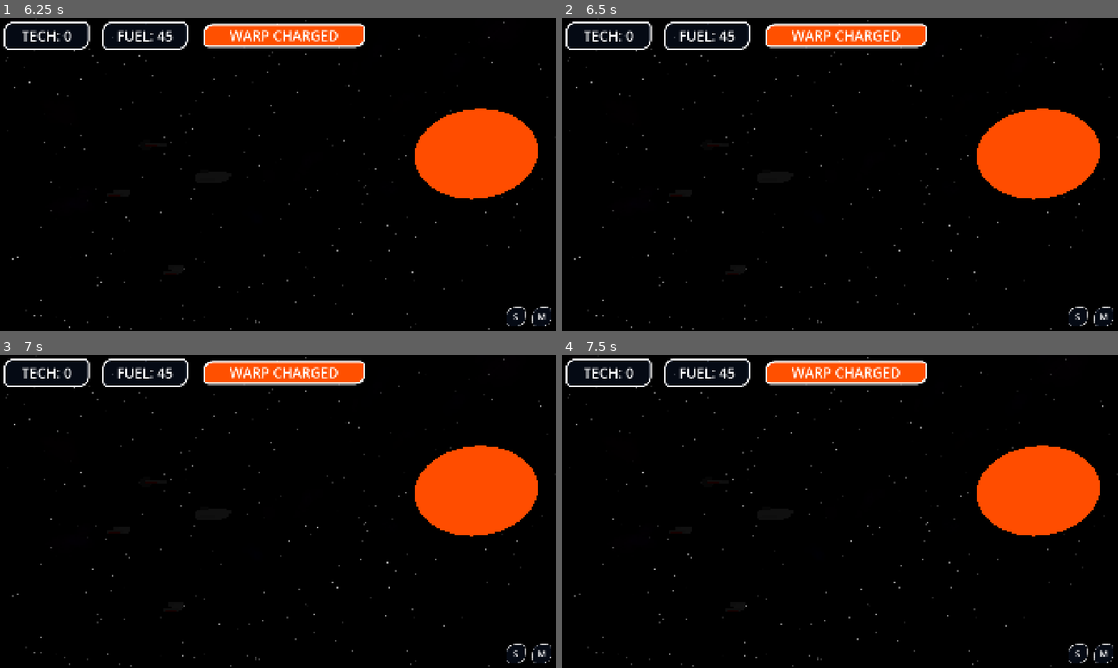
Above: before the commit, frames 1-4 (two rows, left to right).
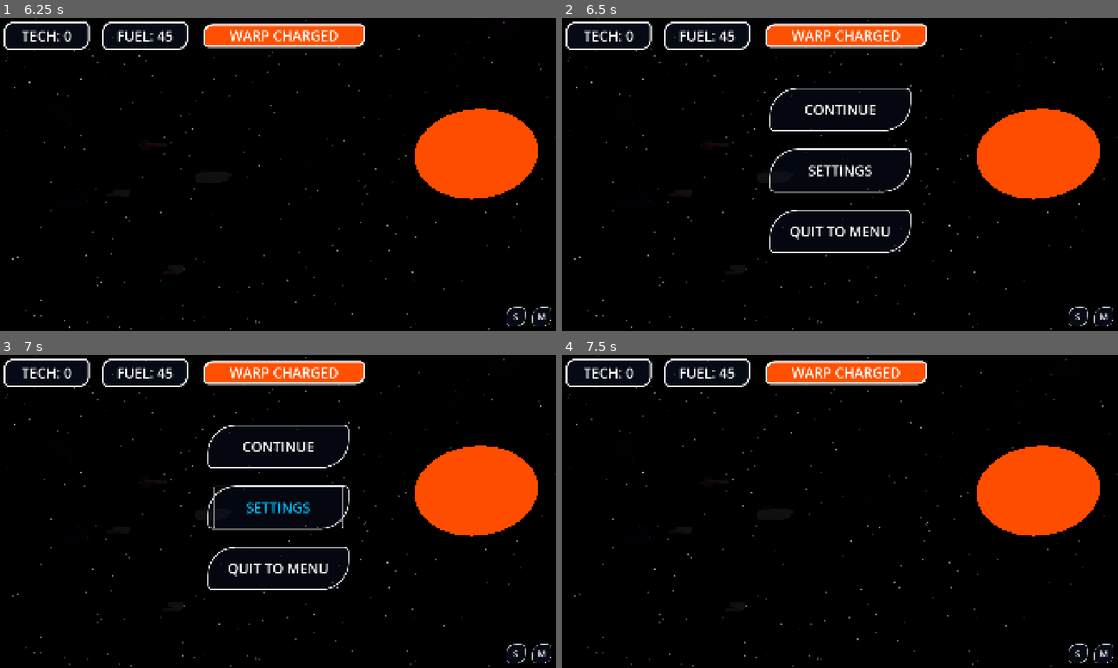
Above: after the commit, the same moments.

Repository: SidewaysFox/faster-than-faster-than-light
Game: Godot game, scene res://space.tscn
Two runs of this game, one before a commit and one after it. Both use one fixed random seed, a clock stepped at 60 frames per second and the inputs below.
Inputs (mouse positions are in pixels of both pictures, inside the frame that each line leads up to):
- Up to frame 1 (6.25 s): hold D (right1) 0.53-1.28 s; tap 1 (1) at 0.6, 3.8, 5.1 s; tap 2 (2) at 0.8, 1.35, 5.3, 5.85 s; hold A (left1) 1.28-2.03 s; tap 4 (4) at 1.55, 2.1, 6.05 s; hold D (right1) 2.03-2.78 s; tap N (B) at 2.3, 2.85 s; tap Enter at 2.75 s; hold W (up1) 2.78-3.53 s; tap , (D) at 3.05, 3.6 s; hold A (left1) 3.53-4.25 s; tap S (action menu) at 4.15 s; click "1. Play some cards with your …" at 4.25 s; hold A (left1) from 5.03 s (still down); tap \ (debug) at 5.65 s
- Up to frame 2 (6.5 s): keep holding A (left1); tap Escape (pause) at 6.4 s
- Up to frame 3 (7 s): release A (left1) at 6.5 s; click (278, 508) at 6.5 s, where only the run after the commit has a clickable "SETTINGS"
- Up to frame 4 (7.5 s): click (840, 445) at 7.25 s, where only the run after the commit has a clickable "CONTINUE"

Frame 1 is identical in both runs. In frame 2, 1.8% of the frame differs, in the area x 37-63%, y 22-76%; in frame 3, 1.9%; in frame 4, nothing differs.

Commit message:
base pause menu (FTFTL-4M)

Diff:
--- /dev/null
+++ b/faster-than-faster-than-light/pause_blur.gdshader
@@ -0,0 +1,11 @@
+shader_type canvas_item;
+
+
+uniform float lod: hint_range(0.0, 5) = 3.0;
+uniform sampler2D SCREEN_TEXTURE : hint_screen_texture, filter_linear_mipmap;
+
+
+void fragment(){
+	vec4 color = texture(SCREEN_TEXTURE, SCREEN_UV, lod);
+	COLOR = color;
+}
--- /dev/null
+++ b/faster-than-faster-than-light/pause_menu.gd
@@ -0,0 +1,31 @@
+extends Control
+
+
+var unpause_ready: bool = false
+
+
+func _process(delta: float) -> void:
+	print(unpause_ready)
+	if Input.is_action_just_pressed("pause") and get_tree().paused and unpause_ready:
+		print("unpause")
+		_on_continue_pressed()
+	if Input.is_action_just_pressed("debug quit"):
+		get_tree().quit()
+
+
+func _on_continue_pressed() -> void:
+	hide()
+	unpause_ready = false
+	get_tree().paused = false
+
+
+func _on_settings_pressed() -> void:
+	pass # Replace with function body.
+
+
+func _on_quit_pressed() -> void:
+	get_tree().quit()
+
+
+func _on_unpause_timer_timeout() -> void:
+	unpause_ready = true
--- a/faster-than-faster-than-light/space.tscn
+++ b/faster-than-faster-than-light/space.tscn
@@ -4,7 +4,7 @@
 [ext_resource type="PackedScene" uid="uid://dn8u0s6bv084r" path="res://bg_nebula.tscn" id="3_rxlph"]
 [ext_resource type="PackedScene" uid="uid://b4sj2kgmpfsbh" path="res://user_interface.tscn" id="3_ulv8f"]
 [ext_resource type="PackedScene" uid="uid://cjxyia0bj1uuo" path="res://starship.tscn" id="3_w5eul"]
-[ext_resource type="Shader" uid="uid://dbf33bsxrsi1x" path="res://bg-stars.gdshader" id="4_ulv8f"]
+[ext_resource type="Shader" uid="uid://dbf33bsxrsi1x" path="res://bg_stars.gdshader" id="4_ulv8f"]
 
 [sub_resource type="ShaderMaterial" id="ShaderMaterial_ulv8f"]
 render_priority = 0
--- a/faster-than-faster-than-light/user_interface.gd
+++ b/faster-than-faster-than-light/user_interface.gd
@@ -170,6 +170,13 @@
 	# Screen fade stuff
 	$ScreenFade.color.a += fade_mode * delta
 	$ScreenFade.color.a = clamp($ScreenFade.color.a, 0, 1)
+
+	if Input.is_action_just_pressed("pause"):
+		print("pause")
+		$PauseMenu.show()
+		$PauseMenu/UnpauseTimer.start()
+		get_tree().paused = true
+
 
 	# Check if the dialogue is showing:
 	if dialogue_showing:
--- a/faster-than-faster-than-light/user_interface.tscn
+++ b/faster-than-faster-than-light/user_interface.tscn
@@ -1,7 +1,9 @@
-[gd_scene load_steps=34 format=3 uid="uid://b4sj2kgmpfsbh"]
+[gd_scene load_steps=38 format=3 uid="uid://b4sj2kgmpfsbh"]
 
 [ext_resource type="Script" uid="uid://d32hugf3q4pb0" path="res://user_interface.gd" id="1_kxhmu"]
 [ext_resource type="PackedScene" uid="uid://dvn3rjgv4sa7a" path="res://galaxy_map_token.tscn" id="2_i7dvk"]
+[ext_resource type="Script" uid="uid://fvfvyfqfqd5l" path="res://pause_menu.gd" id="3_0jl8t"]
+[ext_resource type="Shader" uid="uid://cr3v1xc6ek346" path="res://pause_blur.gdshader" id="3_juc2q"]
 
 [sub_resource type="StyleBoxFlat" id="StyleBoxFlat_up53h"]
 bg_color = Color(0.0313726, 0.0627451, 0.12549, 0.627451)
@@ -312,7 +314,26 @@
 [sub_resource type="Shortcut" id="Shortcut_juc2q"]
 events = [SubResource("InputEventAction_i7dvk")]
 
+[sub_resource type="ShaderMaterial" id="ShaderMaterial_0jl8t"]
+shader = ExtResource("3_juc2q")
+shader_parameter/lod = 0.0
+
+[sub_resource type="StyleBoxFlat" id="StyleBoxFlat_xynmu"]
+bg_color = Color(0.0313726, 0.0627451, 0.12549, 0.470588)
+border_width_left = 4
+border_width_top = 4
+border_width_right = 4
+border_width_bottom = 4
+border_color = Color(1, 1, 1, 1)
+corner_radius_top_left = 96
+corner_radius_top_right = 16
+corner_radius_bottom_right = 96
+corner_radius_bottom_left = 16
+expand_margin_left = 20.0
+expand_margin_right = 20.0
+
 [node name="UserInterface" type="Control"]
+process_mode = 1
 layout_mode = 3
 anchors_preset = 15
 anchor_right = 1.0
@@ -952,6 +973,93 @@
 flat = true
 alignment = 0
 autowrap_mode = 2
+
+[node name="PauseMenu" type="Control" parent="."]
+process_mode = 2
+visible = false
+layout_mode = 1
+anchors_preset = 8
+anchor_left = 0.5
+anchor_top = 0.5
+anchor_right = 0.5
+anchor_bottom = 0.5
+grow_horizontal = 2
+grow_vertical = 2
+script = ExtResource("3_0jl8t")
+
+[node name="PauseBlur" type="ColorRect" parent="PauseMenu"]
+z_index = 6
+material = SubResource("ShaderMaterial_0jl8t")
+layout_mode = 0
+offset_left = -960.0
+offset_top = -540.0
+offset_right = 960.0
+offset_bottom = 540.0
+mouse_filter = 2
+color = Color(0.0156863, 0.0313726, 0.0627451, 1)
+
+[node name="VBoxContainer" type="VBoxContainer" parent="PauseMenu"]
+z_index = 8
+layout_mode = 2
+offset_left = -225.0
+offset_top = -300.0
+offset_right = 225.0
+offset_bottom = -150.0
+mouse_filter = 2
+theme_override_constants/separation = 60
+
+[node name="Continue" type="PanelContainer" parent="PauseMenu/VBoxContainer"]
+z_index = 8
+custom_minimum_size = Vector2(450, 150)
+layout_mode = 2
+theme_override_styles/panel = SubResource("StyleBoxFlat_xynmu")
+
+[node name="Button" type="Button" parent="PauseMenu/VBoxContainer/Continue"]
+z_index = 8
+layout_mode = 2
+theme_override_colors/font_hover_color = Color(0, 0.74902, 1, 1)
+theme_override_colors/font_color = Color(1, 1, 1, 1)
+theme_override_font_sizes/font_size = 48
+action_mode = 0
+text = "CONTINUE"
+flat = true
+
+[node name="Settings" type="PanelContainer" parent="PauseMenu/VBoxContainer"]
+z_index = 8
+custom_minimum_size = Vector2(450, 150)
+layout_mode = 2
+theme_override_styles/panel = SubResource("StyleBoxFlat_xynmu")
+
+[node name="Button" type="Button" parent="PauseMenu/VBoxContainer/Settings"]
+z_index = 8
+layout_mode = 2
+theme_override_colors/font_hover_color = Color(0, 0.74902, 1, 1)
+theme_override_colors/font_color = Color(1, 1, 1, 1)
+theme_override_font_sizes/font_size = 48
+action_mode = 0
+text = "SETTINGS"
+flat = true
+
+[node name="Quit" type="PanelContainer" parent="PauseMenu/VBoxContainer"]
+z_index = 8
+custom_minimum_size = Vector2(450, 150)
+layout_mode = 2
+theme_override_styles/panel = SubResource("StyleBoxFlat_xynmu")
+
+[node name="Button" type="Button" parent="PauseMenu/VBoxContainer/Quit"]
+z_index = 8
+layout_mode = 2
+theme_override_colors/font_hover_color = Color(0, 0.74902, 1, 1)
+theme_override_colors/font_color = Color(1, 1, 1, 1)
+theme_override_font_sizes/font_size = 48
+action_mode = 0
+text = "QUIT TO MENU"
+flat = true
+
+[node name="UnpauseTimer" type="Timer" parent="PauseMenu"]
+wait_time = 0.2
+one_shot = true
+ignore_time_scale = true
 
 [node name="ScreenFade" type="ColorRect" parent="."]
 visible = false
@@ -1006,3 +1114,7 @@
 [connection signal="pressed" from="Dialogue/MarginContainer/VBoxContainer/MarginContainer/Options/Option2" to="." method="select_dialogue" binds= [2]]
 [connection signal="pressed" from="Dialogue/MarginContainer/VBoxContainer/MarginContainer/Options/Option3" to="." method="select_dialogue" binds= [3]]
 [connection signal="pressed" from="Dialogue/MarginContainer/VBoxContainer/MarginContainer/Options/Option4" to="." method="select_dialogue" binds= [4]]
+[connection signal="pressed" from="PauseMenu/VBoxContainer/Continue/Button" to="PauseMenu" method="_on_continue_pressed"]
+[connection signal="pressed" from="PauseMenu/VBoxContainer/Settings/Button" to="PauseMenu" method="_on_settings_pressed"]
+[connection signal="pressed" from="PauseMenu/VBoxContainer/Quit/Button" to="PauseMenu" method="_on_quit_pressed"]
+[connection signal="timeout" from="PauseMenu/UnpauseTimer" to="PauseMenu" method="_on_unpause_timer_timeout"]
Renamed: faster-than-faster-than-light/bg-stars.gdshader -> faster-than-faster-than-light/bg_stars.gdshader
Renamed: faster-than-faster-than-light/bg-stars.gdshader.uid -> faster-than-faster-than-light/bg_stars.gdshader.uid
Not shown, changed: faster-than-faster-than-light/export_presets.cfg
Not shown, added: faster-than-faster-than-light/pause_blur.gdshader.uid
Not shown, added: faster-than-faster-than-light/pause_menu.gd.uid
